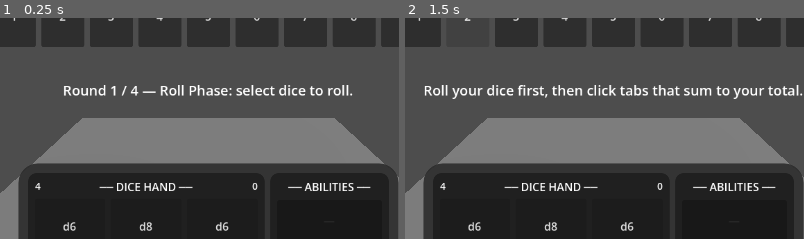
Above: before the commit, frames 1-2 (left to right).
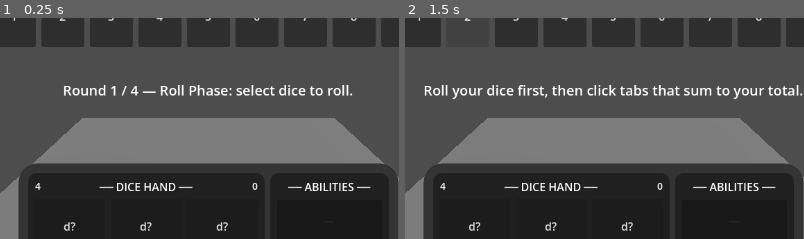
Above: after the commit, the same moments.

Repository: caleb-the-dev/SealTheBox
Game: Godot game, scene res://scenes/match/match.tscn
The game is run twice, just before and just after one commit, with the same random seed, the same clock (stepped at 60 frames per second) and the same inputs.
Inputs:
- Up to frame 1 (0.25 s): no input
- Up to frame 2 (1.5 s): click "1" at 0.5 s; click "2" at 1.25 s
The pictures show only the part of the screen within x 24-74%, y 23-73%; the shares and areas given below are measured in that part.

The runs differ from the first frame. In frame 1, 0.3% of the frame differs, in the area x 15-58%, y 92-97%; in frame 2, 0.3%.
Error after the commit: Invalid access to property or key 'dropped' on a base object of type 'RefCounted (Die)'. (res://scripts/match/match.gd:1311)

Commit message:
feat: match.gd renders dropped dice as disabled, excludes from total and seal

Diff:
--- a/seal-the-box/scripts/match/match.gd
+++ b/seal-the-box/scripts/match/match.gd
@@ -1103,6 +1103,8 @@
 	if index >= hand.size():
 		return
 	var die = hand[index]
+	if die.dropped:
+		return
 
 	if _targeting_die and _selected_ability != null:
 		var used_ability = _selected_ability
@@ -1128,7 +1130,7 @@
 	_update_roll_button_text()
 
 func _on_tab_pressed(tab_value: int) -> void:
-	var rolled = GameState.dice_hand.filter(func(d): return d.rolled)
+	var rolled = GameState.dice_hand.filter(func(d): return d.rolled and not d.dropped)
 	if rolled.is_empty():
 		_status_label.text = "Roll your dice first, then click tabs that sum to your total."
 		return
@@ -1192,7 +1194,7 @@
 	_status_label.text = "%s — click a die to target it." % ability.description
 
 func _on_end_round_pressed() -> void:
-	var rolled = GameState.dice_hand.filter(func(d): return d.rolled)
+	var rolled = GameState.dice_hand.filter(func(d): return d.rolled and not d.dropped)
 	if not _selected_tabs.is_empty() and not rolled.is_empty():
 		var rolled_total := 0
 		for d in rolled:
@@ -1306,14 +1308,20 @@
 		var face_lbl = _dice_face_labels[i] if i < _dice_face_labels.size() else null
 		if i < hand.size():
 			var die = hand[i]
-			btn.text = str(die.value) if die.rolled else "d%d" % die.faces
-			btn.disabled = false
-			if face_lbl:
-				if die.rolled:
-					face_lbl.text = "d%d" % die.faces
-					face_lbl.visible = true
-				else:
+			if die.dropped:
+				btn.text = "[X] %d" % die.value
+				btn.disabled = true
+				if face_lbl:
 					face_lbl.visible = false
+			else:
+				btn.text = str(die.value) if die.rolled else "d%d" % die.faces
+				btn.disabled = false
+				if face_lbl:
+					if die.rolled:
+						face_lbl.text = "d%d" % die.faces
+						face_lbl.visible = true
+					else:
+						face_lbl.visible = false
 		else:
 			btn.text = "—"
 			btn.disabled = true
@@ -1326,7 +1334,7 @@
 	for i in hand.size():
 		if i < _dice_buttons.size():
 			var die = hand[i]
-			if any_rolled and not die.rolled and _current_phase == "act":
+			if die.dropped or (any_rolled and not die.rolled and _current_phase == "act"):
 				_dice_buttons[i].modulate = Color(0.4, 0.4, 0.4)
 			elif die in _selected_dice:
 				_dice_buttons[i].modulate = Color(1.5, 1.5, 0.3)
@@ -1361,7 +1369,7 @@
 func _update_rolled_total() -> void:
 	var total = 0
 	for d in GameState.dice_hand:
-		if d.rolled:
+		if d.rolled and not d.dropped:
 			total += d.value
 	_status_label.text = "Rolled total: %d — click a tab to seal." % total
 
